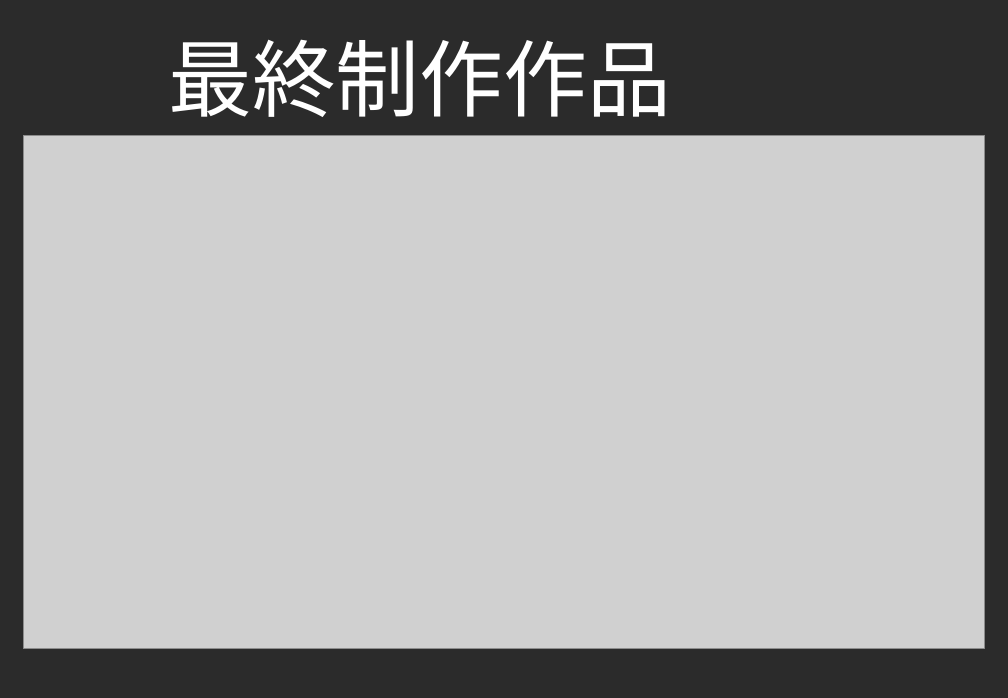
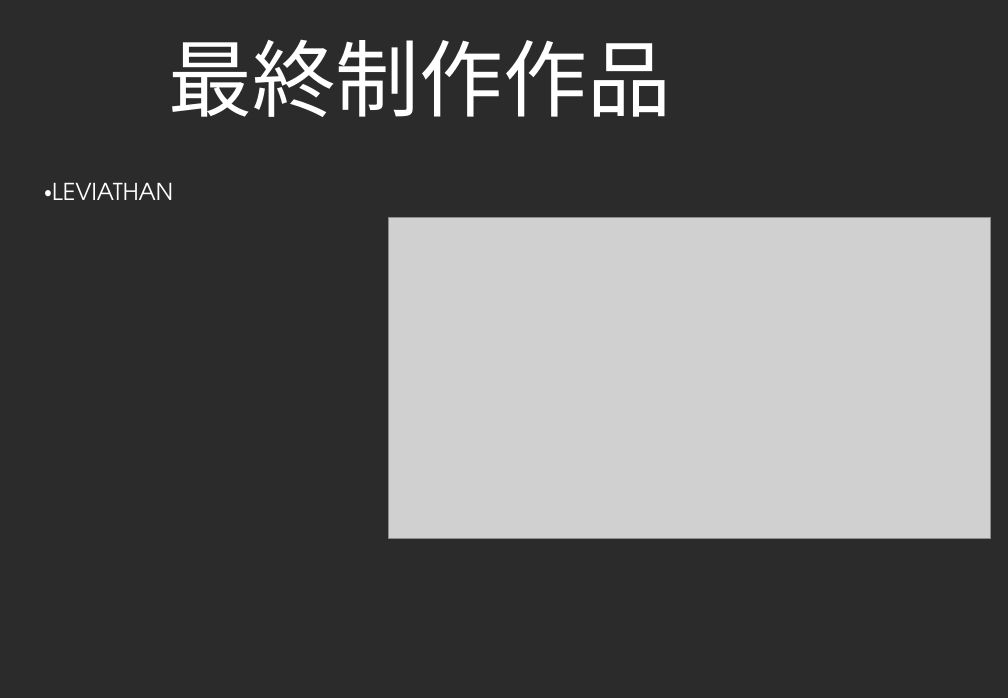
Before and after one commit to oreda1/Employment, a slide deck: slide 6 of ポートフォリオ.pptx (slide 3 before the commit). Drawn at 1008x698 pixels with LibreOffice and Linux fonts; fonts in the diff are those of the drawing; grey boxes stand for pictures; background and template pictures are left out; a plain dark background stands for a picture behind light text. Boxes give left, top, right and bottom in pixels: in the first picture for what was removed or moved away, otherwise in the second. Text is boxed around its words. In the diff, an @@ line names an element or a change of style, - is before the commit and + after.

```diff
--- a/ポートフォリオ.pptx
+++ b/ポートフォリオ.pptx
@@ text added at (44,182,173,200), 18 pt, text #FFFFFF @@
+・LEVIATHAN
@@ picture: place and size @@
-picture at (23,136,985,649)
+picture at (389,217,991,538)
```
Also in this commit, not shown: 3 slides added, 5 other files.
